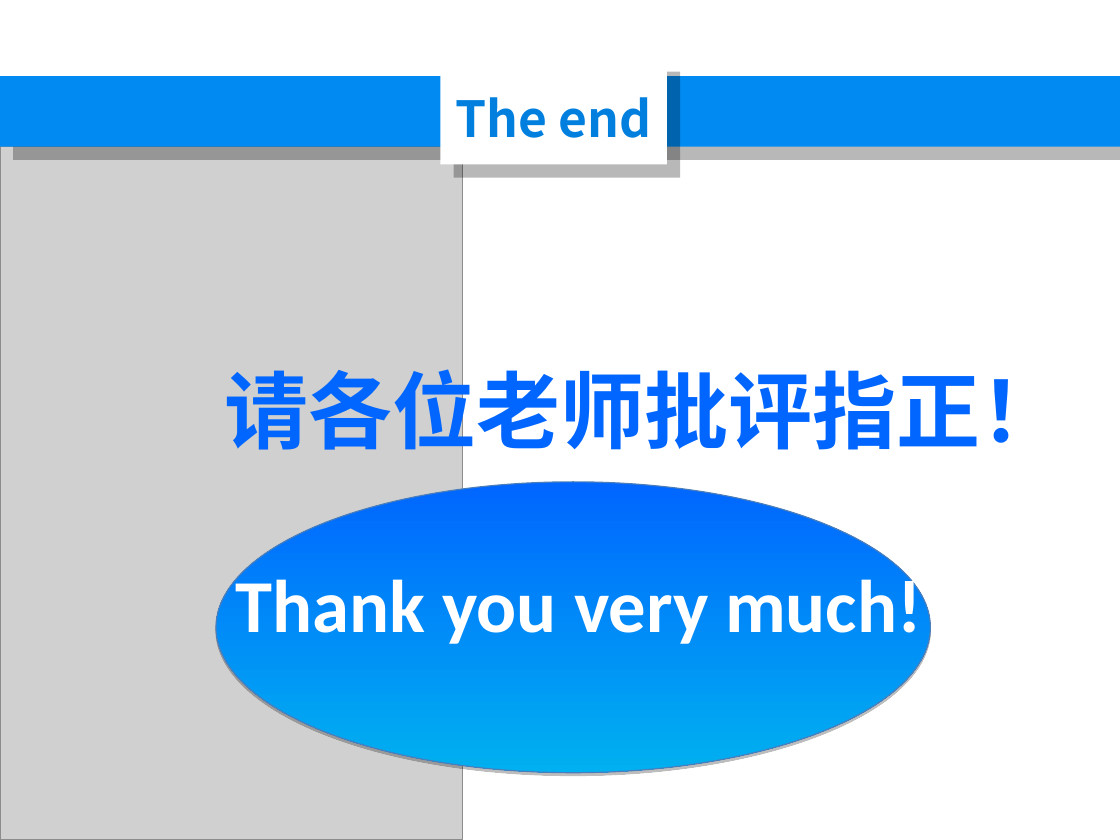
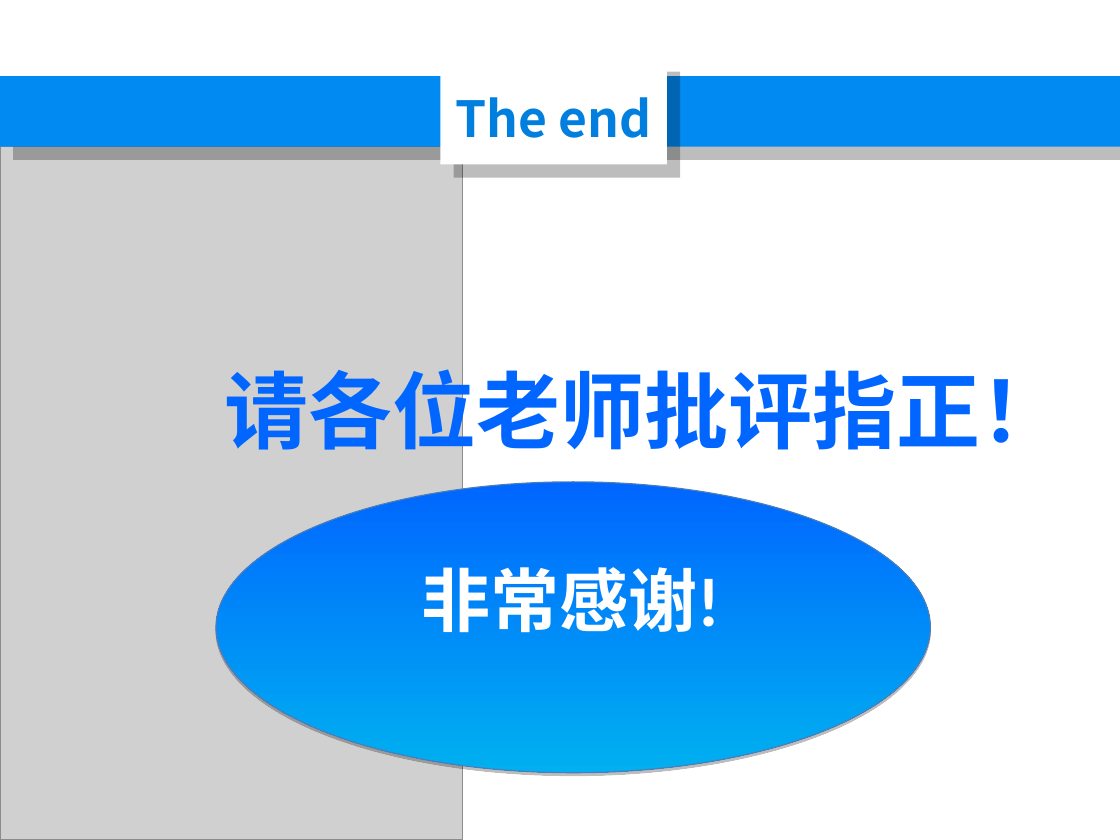
Before and after one commit to jasongwq/BiYeSheJi, a slide deck: slide 8 of 开题/12918324顾武强开题.ppt (slide 9 before the commit). Drawn at 1120x840 pixels with LibreOffice and Linux fonts; fonts in the diff are those of the drawing; grey boxes stand for pictures. Boxes give left, top, right and bottom in pixels: in the first picture for what was removed or moved away, otherwise in the second. Text is boxed around its words. In the diff, an @@ line names an element or a change of style, - is before the commit and + after.

```diff
--- a/开题/12918324顾武强开题.ppt
+++ b/开题/12918324顾武强开题.ppt
@@ text added at bbox=[421, 567, 720, 633], 44.4 pt, text #FFFFFF, bold @@
+非常感谢!
@@ text removed at bbox=[236, 571, 921, 644] @@
-Thank you very much!
```
Also in this commit, not shown: 2 other slides changed, 5 slides added, 6 slides removed, 4 other files.
